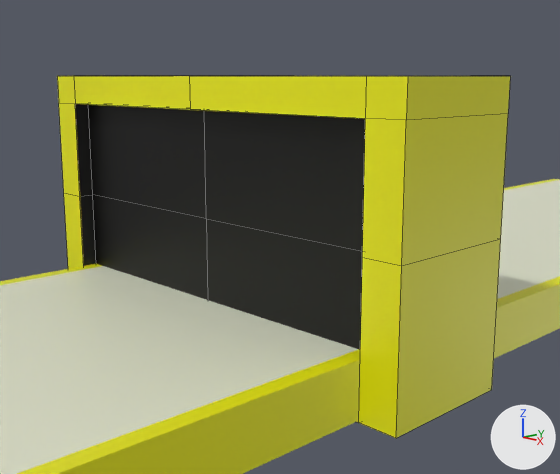
One commit to the Blender file Blender/Printer.blend: the scene before it, then after it.
Rendered twice from a 50 mm lens placed at (13.84, -12.1, 5.74), pointed at (0.64, 0.51, 1.95). The axes (+X, +Y, +Z) are drawn at lower right. The lights are the same throughout. Mesh edges are drawn as thin lines on the coarser meshes.

The first picture shows 'Multiplyer', 'Roll_Belt'.
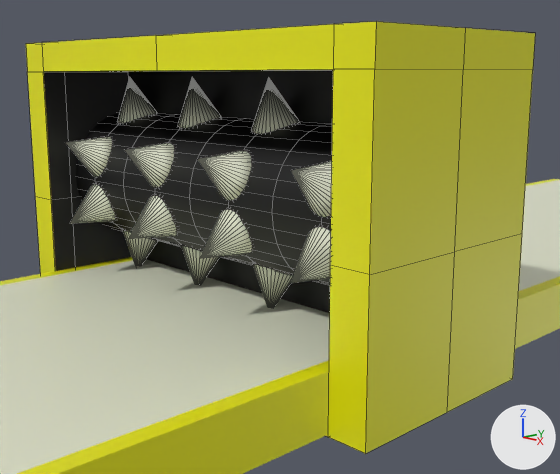
What differs and where, as boxes [x1, y1, x2, y2] in the pictures (560 x 474 px):
'Multiplyer', hidden: before [57, 76, 510, 438]
'Ender', added (yellow): after [26, 22, 535, 454]
    faces in mat_material_009 (yellow #e7e700): [26, 22, 535, 454]
    faces in mat_hole_black_001 (black #000000): [43, 70, 333, 313]
'Cylinder.001', added: after [66, 78, 332, 307]
    faces in mat_hole_black (black #000000): [76, 113, 332, 285]
    faces in mat_material (white #e4e7d0): [66, 78, 332, 307]

The change, as a list of edits to the scene's bpy script:
```text
Add mat_material_009:
    mat_material_009 = principled_material('Material.009')
    mat_material_009.base_color = (0.8, 0.796, 0.0)  # yellow #e7e700
Add mat_hole_black_001:
    mat_hole_black_001 = principled_material('Hole_Black.001')
    mat_hole_black_001.base_color = (0.0, 0.0, 0.0)  # black #000000
Add me_cylinder_002:
    me_cylinder_002.from_pydata(...)  # 1212 vertices, 1180 faces; spans x -1.56..1.56, y -1.47..1.59, z -0.25..1.75
    me_cylinder_002.polygons.foreach_set('use_smooth', [True] * 1180)
    # faces by material slot: [924, 256]
    me_cylinder_002.materials.append(mat_material)  # white #e4e7d0
    me_cylinder_002.materials.append(mat_hole_black)  # black #000000
Add me_cube_019:
    me_cube_019.from_pydata(...)  # 73 vertices, 68 faces; spans x -5.89..5.89, y -1.6..1.6, z -0.87..6.56
    # faces by material slot: [45, 23]
    me_cube_019.materials.append(mat_material_009)  # yellow #e7e700
    me_cube_019.materials.append(mat_hole_black_001)  # black #000000
Change ob_multiplyer:
    add ob_multiplyer.hide_set(True)
Add ob_cylinder_001:
    ob_cylinder_001 = bpy.data.objects.new('Cylinder.001', me_cylinder_002)
    ob_cylinder_001.location = (-4.0, 0.0, 3.07)
    ob_cylinder_001.rotation_euler = (0.0, 1.571, 0.0)  # degrees (0, 90, 0)
    ob_cylinder_001.scale = (1.69, 1.69, 5.38)
    ob_cylinder_001.show_instancer_for_render = False
Add ob_ender:
    ob_ender = bpy.data.objects.new('Ender', me_cube_019)
    ob_ender.location = (0.0, 0.0, 0.0)
    ob_ender.scale = (1.0, 1.53, 1.0)
```
